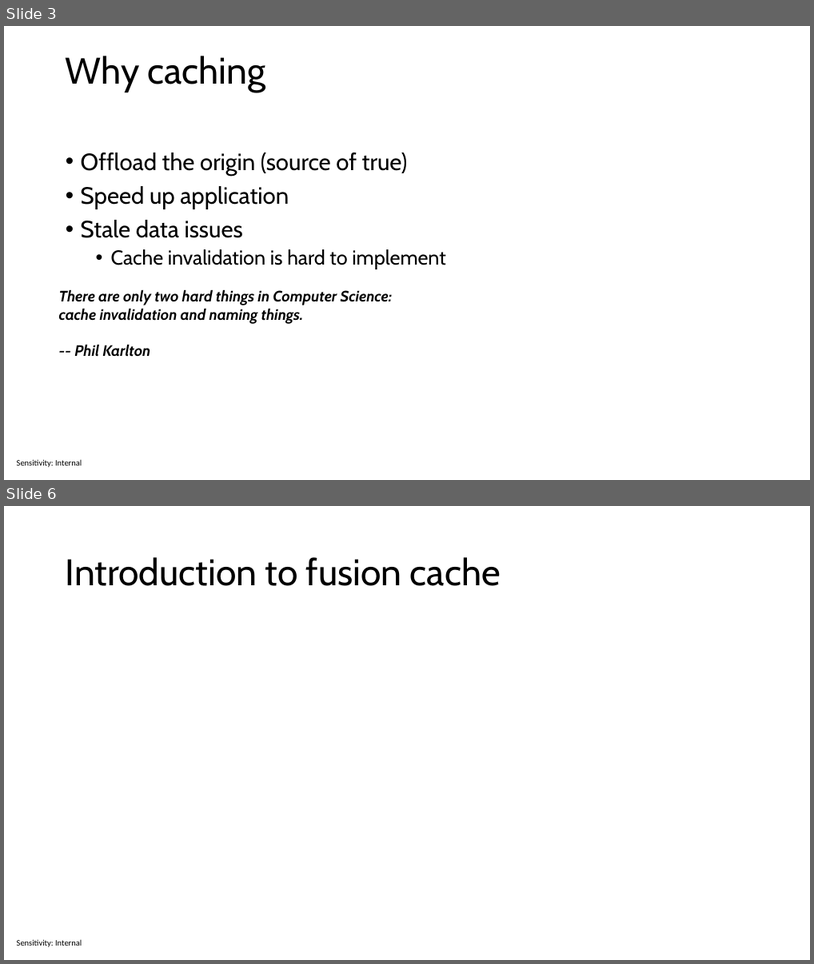
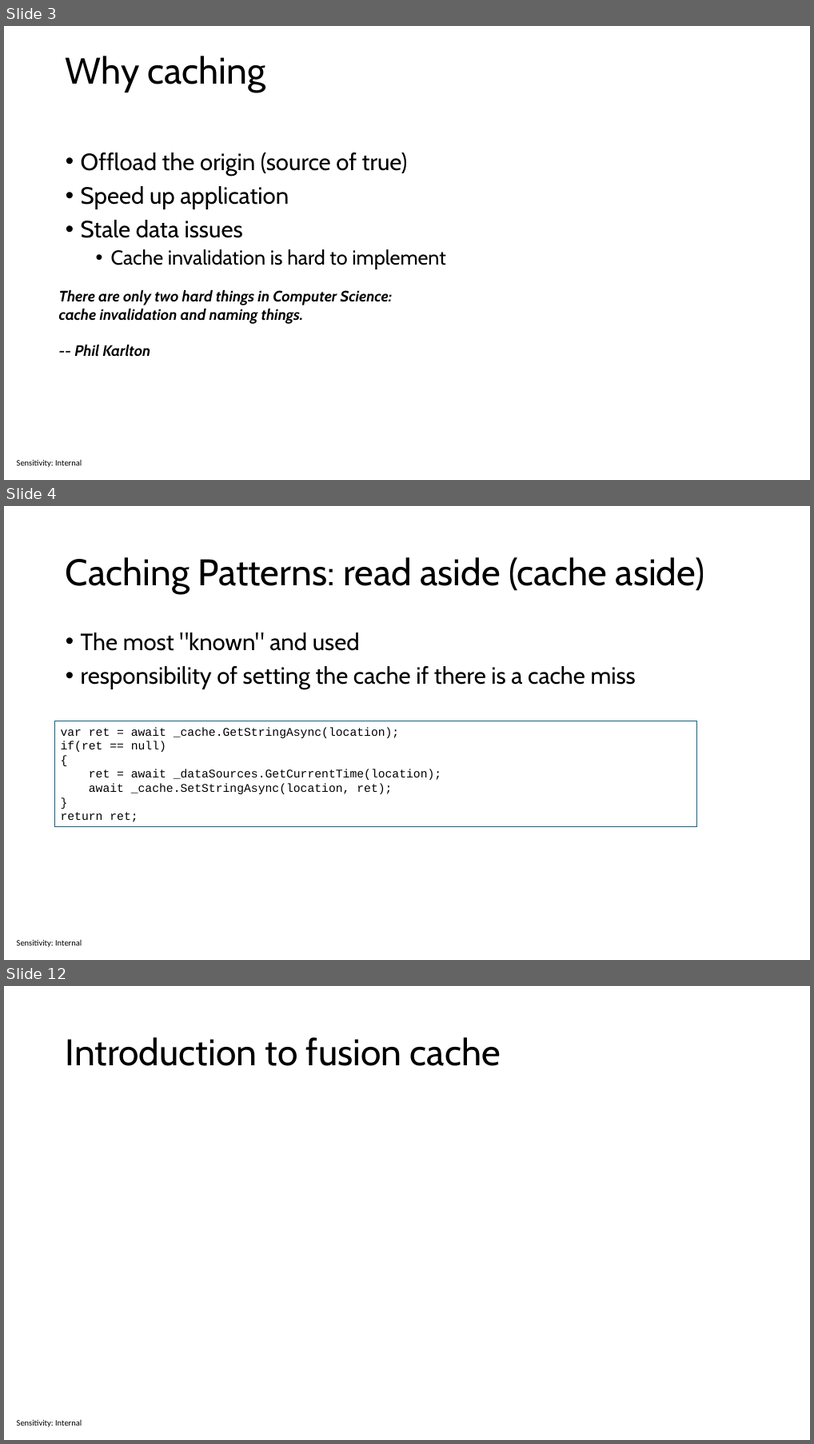
Before and after one commit to sabbadino/cache-like-a-pro-fusion-cache, a slide deck: cache-like-a-pro.pptx. Shown one above the other, each under a label of ours: slides 3 and 6 before the commit, slides 3, 4 and 12 after it; the slides between them are not shown. The pictures are 814x964 and 814x1444 pixels, drawn with LibreOffice and Linux fonts; fonts in the diff are those of the drawing. Boxes give left, top, right and bottom in pixels: in the first picture for what was removed or moved away, otherwise in the second. Text is boxed around its words. In the diff, an @@ line names an element or a change of style, - is before the commit and + after.

```diff
--- a/cache-like-a-pro.pptx
+++ b/cache-like-a-pro.pptx
@@ slide 4 added at (4,506,810,960), background #FFFFFF; not listed: 1 template element that a slide beside it also shows @@
@@ title added at (66,557,705,594), 44 pt, text #000000 @@
+Caching Patterns: read aside (cache aside)
@@ text added at (81,632,636,689), 28 pt, text #000000 @@
+• The most "known" and used
+• responsibility of setting the cache if there is a cache miss
@@ rectangle added at (54,720,698,827), outline #156082 0.75 pt, 14 pt, text #000000 @@
+var ret = await _cache.GetStringAsync(location);
+if(ret == null)
+{
+ret = await _dataSources.GetCurrentTime(location);
+await _cache.SetStringAsync(location, ret);
+}
+return ret;
@@ what was slide 6 is now slide 12 @@
```
Also in this commit, not shown: 1 slide changed, 6 other slides added, 1 slide removed.
